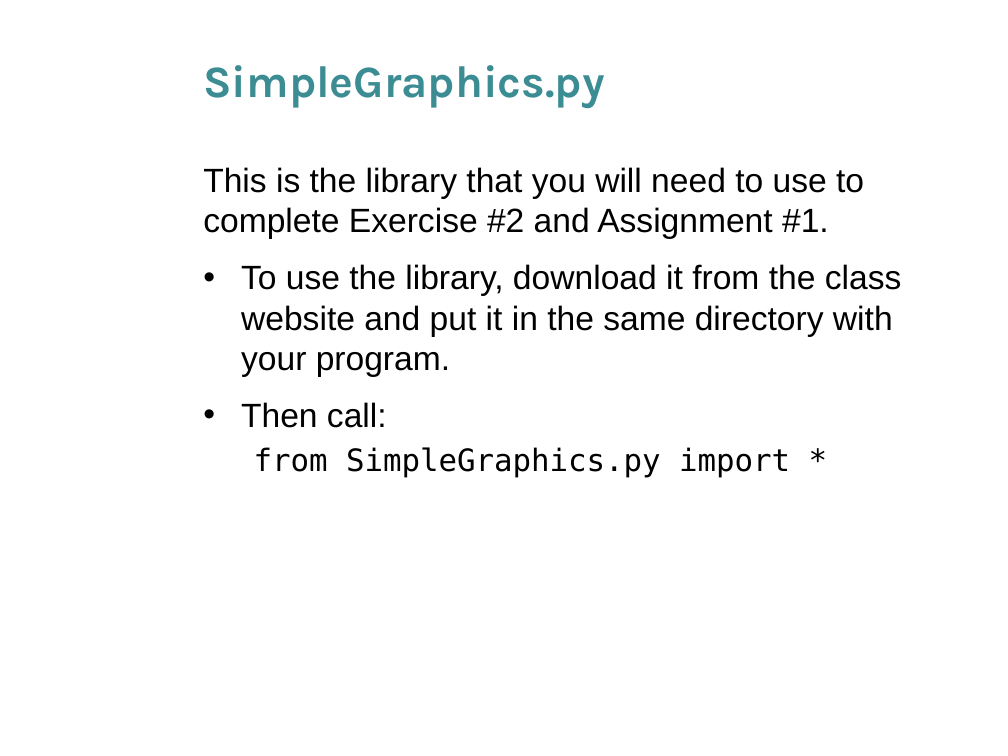
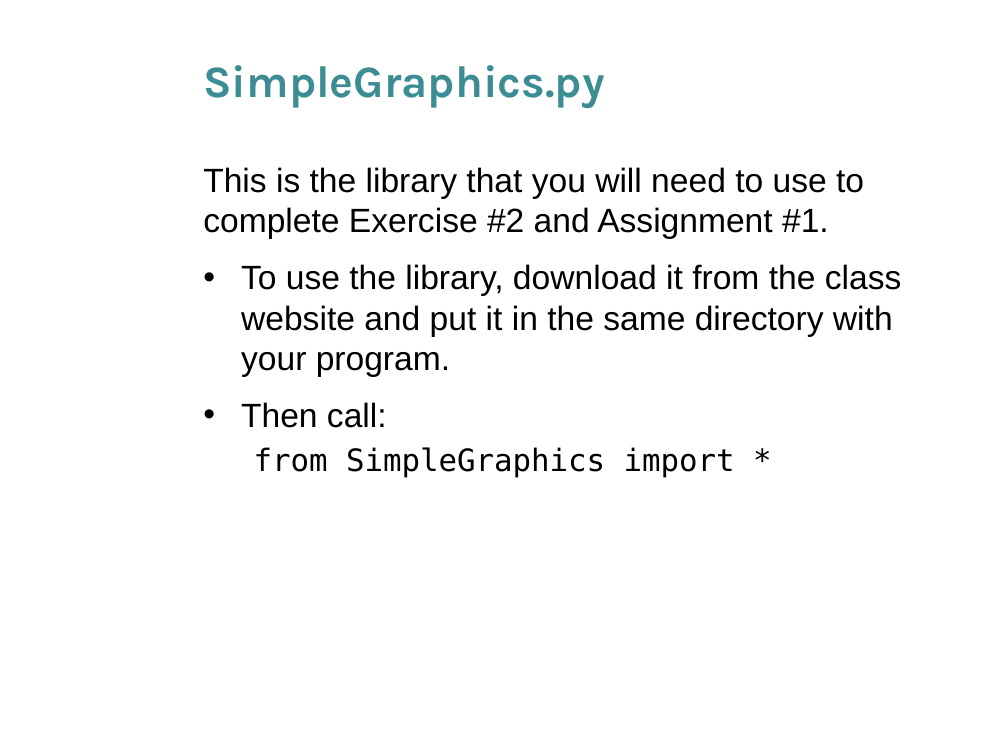
Before and after one commit to husathap/husathap.github.io, a slide deck: slide 6 of teaching/f15_cpsc217/Week_2_1.pptx. Drawn at 1008x756 pixels with LibreOffice and Linux fonts; fonts in the diff are those of the drawing; background and template pictures are left out. Boxes give left, top, right and bottom in pixels: in the first picture for what was removed or moved away, otherwise in the second. Text is boxed around its words. In the diff, an @@ line names an element or a change of style, - is before the commit and + after.

```diff
--- a/teaching/f15_cpsc217/Week_2_1.pptx
+++ b/teaching/f15_cpsc217/Week_2_1.pptx
@@ text at [254,447,735,478]: text changed @@
-  from SimpleGraphics.py import *
+  from SimpleGraphics import *
```
Also in this commit, not shown: 3 other slides changed.
